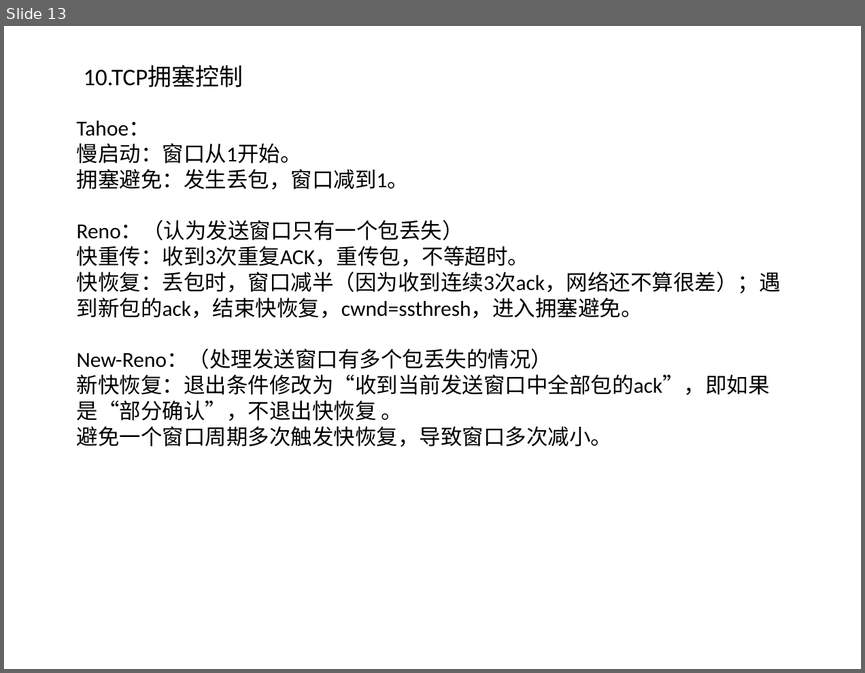
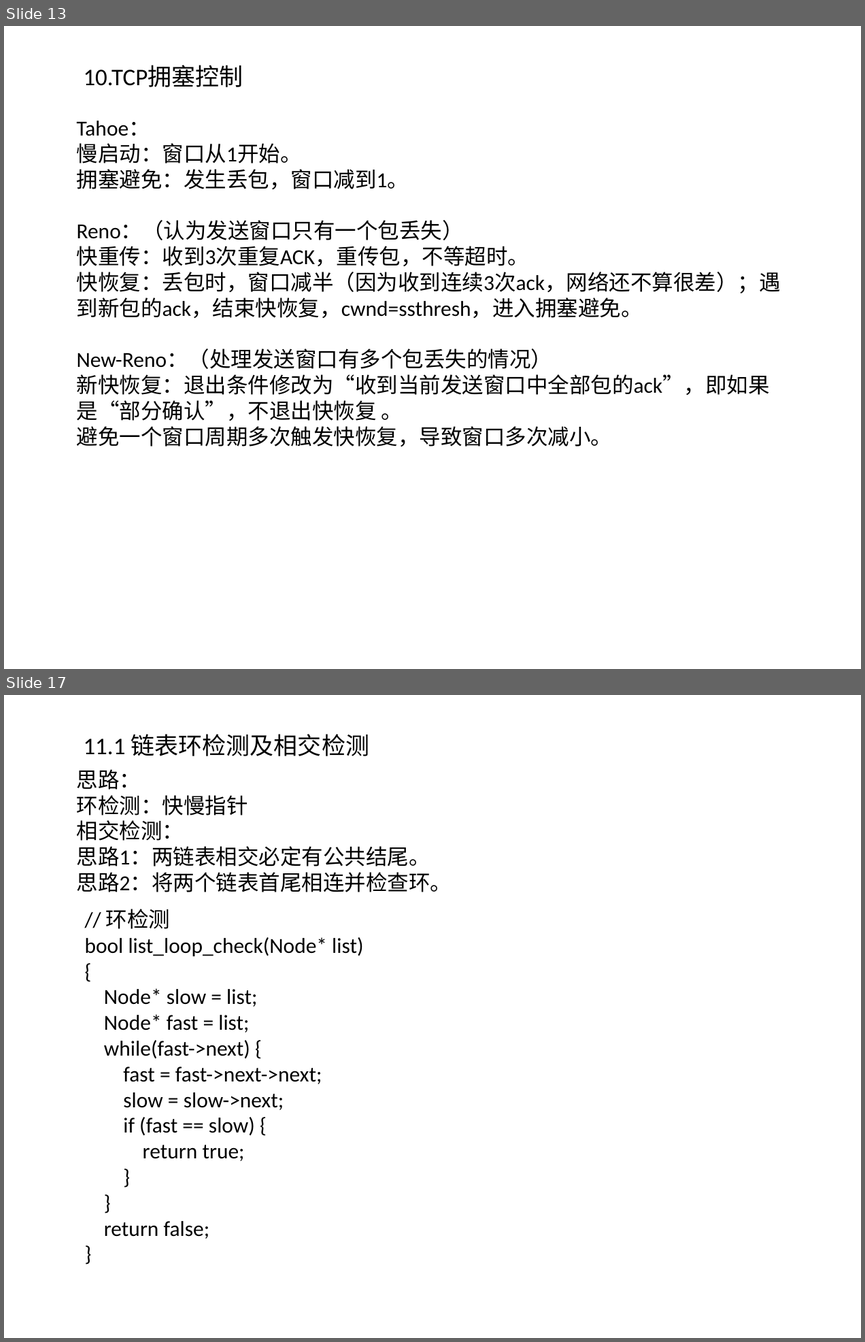
Before and after one commit to willkk/go, a slide deck: algos_summary.pptx. Shown one above the other, each under a label of ours: slide 13 before the commit, slides 13 and 17 after it; the slides between them are not shown. The pictures are 865x673 and 865x1342 pixels, drawn with LibreOffice and Linux fonts; fonts in the diff are those of the drawing. Boxes give left, top, right and bottom in pixels: in the first picture for what was removed or moved away, otherwise in the second. Text is boxed around its words. In the diff, an @@ line names an element or a change of style, - is before the commit and + after.

```diff
--- a/algos_summary.pptx
+++ b/algos_summary.pptx
@@ slide 17 added at [4,695,861,1338], background #FFFFFF @@
@@ text added at [84,734,370,756], 20 pt, text #000000 @@
+11.1 链表环检测及相交检测
@@ text added at [77,769,451,892], 18 pt, text #000000 @@
+思路：
+环检测：快慢指针
+相交检测：
+思路1：两链表相交必定有公共结尾。
+思路2：将两个链表首尾相连并检查环。
@@ text added at [85,909,363,1238], 18 pt, text #000000 @@
+// 环检测
+bool list_loop_check(Node* list)
+{
+Node* slow = list;
+Node* fast = list;
+while(fast->next) {
+fast = fast->next->next;
+slow = slow->next;
+if (fast == slow) {
+return true;
+}
+}
+return false;
+}
```
Also in this commit, not shown: 2 slides changed, 4 other slides added, 1 other file.
